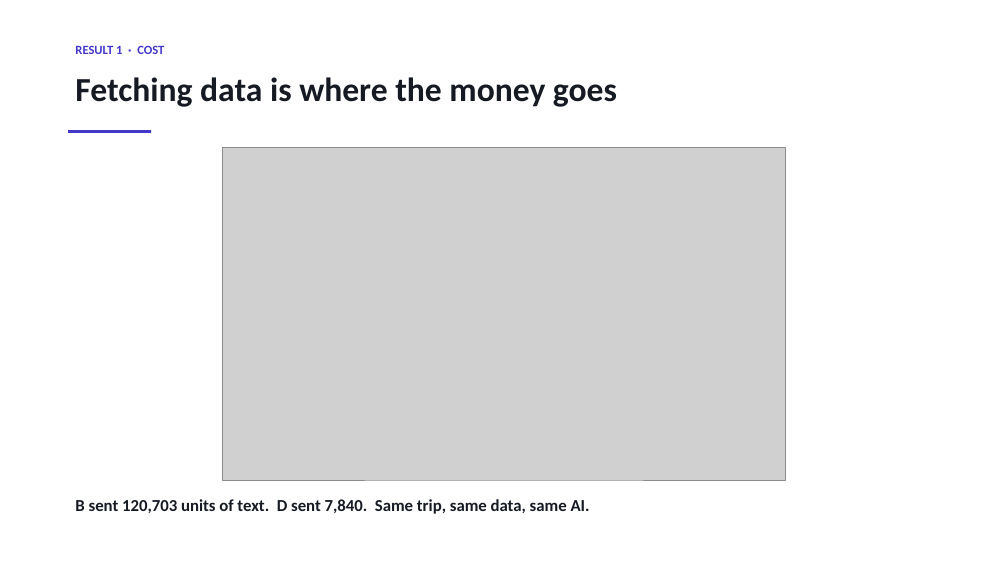
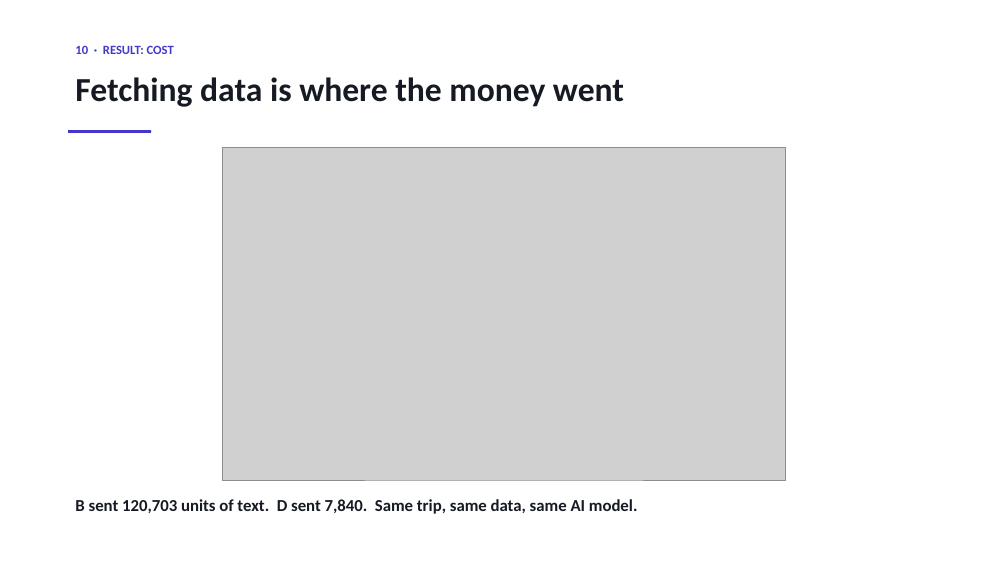
Before and after one commit to sherali143/Trip-Planner, a slide deck: slide 11 of submission/CMP7200_Viva_Presentation.pptx (slide 10 before the commit). Drawn at 1008x567 pixels with LibreOffice and Linux fonts; fonts in the diff are those of the drawing; grey boxes stand for pictures. Boxes give left, top, right and bottom in pixels: in the first picture for what was removed or moved away, otherwise in the second. Text is boxed around its words. In the diff, an @@ line names an element or a change of style, - is before the commit and + after.

```diff
--- a/submission/CMP7200_Viva_Presentation.pptx
+++ b/submission/CMP7200_Viva_Presentation.pptx
@@ text at box(75, 45, 174, 54): text changed @@
-RESULT 1 · COST
+10 · RESULT: COST
@@ text at box(75, 77, 624, 107): text changed @@
-Fetching data is where the money goes
+Fetching data is where the money went
@@ text at box(75, 499, 638, 514): text changed @@
-B sent 120,703 units of text. D sent 7,840. Same trip, same data, same AI.
+B sent 120,703 units of text. D sent 7,840. Same trip, same data, same AI model.
```
Also in this commit, not shown: 9 other slides changed, 5 slides added, 7 slides removed, 5 other files.
